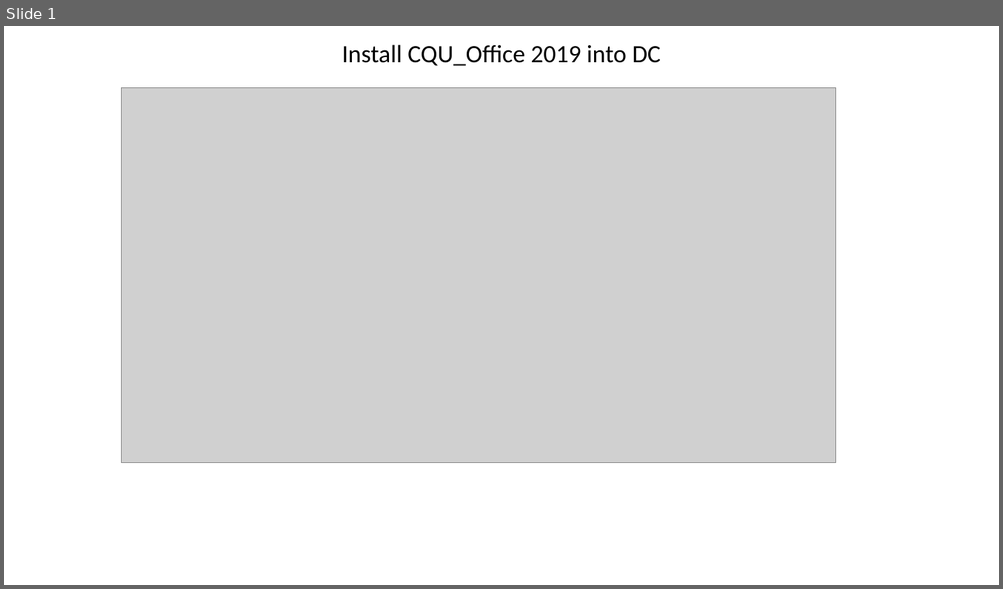
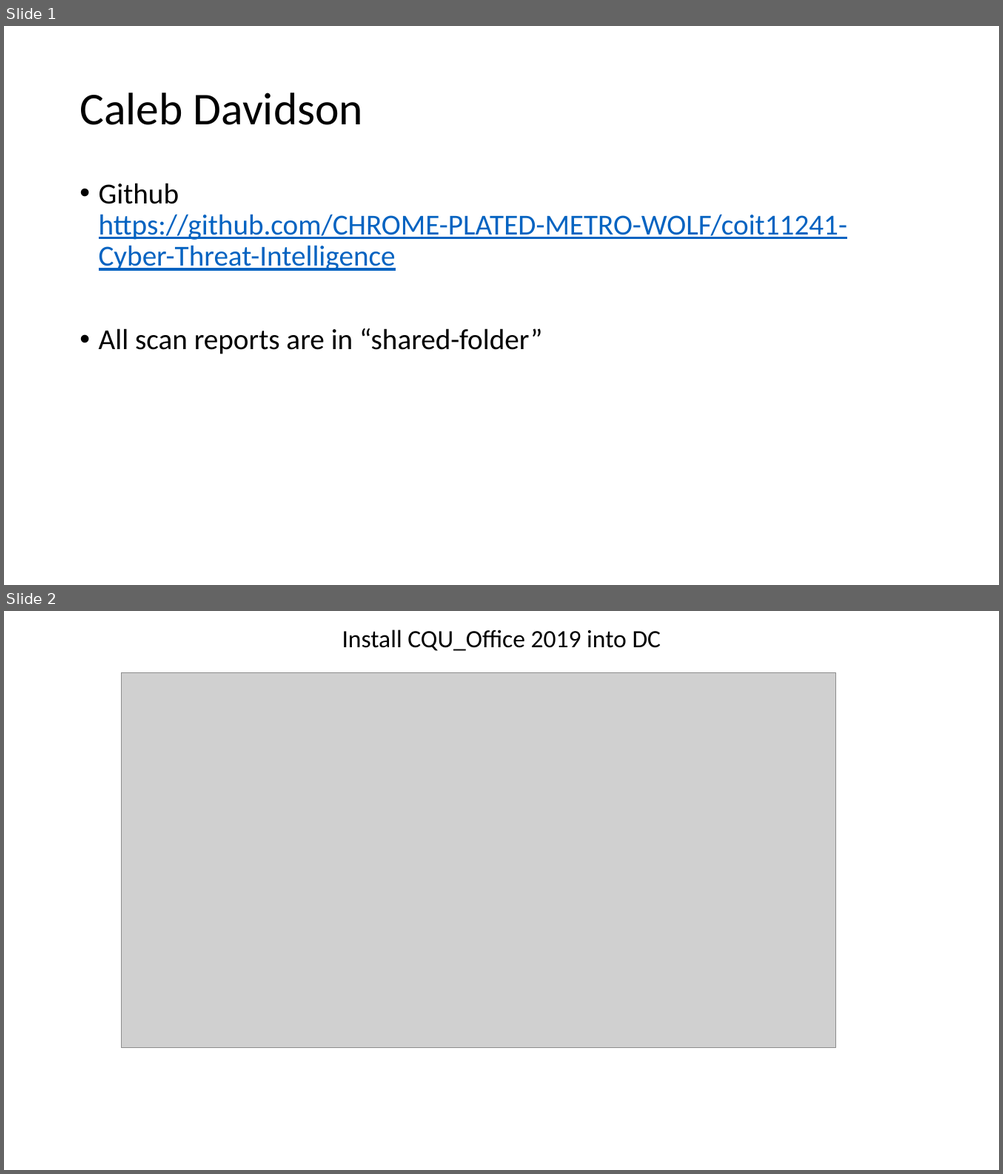
Before and after one commit to CHROME-PLATED-METRO-WOLF/coit11241-Cyber-Threat-Intelligence, a slide deck: evidence.pptx. Shown one above the other, each under a label of ours: slide 1 before the commit, slides 1 and 2 after it. The pictures are 1003x589 and 1003x1174 pixels, drawn with LibreOffice and Linux fonts; fonts in the diff are those of the drawing; grey boxes stand for pictures. Boxes give left, top, right and bottom in pixels: in the first picture for what was removed or moved away, otherwise in the second. Text is boxed around its words. In the diff, an @@ line names an element or a change of style, - is before the commit and + after.

```diff
--- a/evidence.pptx
+++ b/evidence.pptx
@@ slide 1 added at (4,26,999,585), background #FFFFFF @@
@@ title added at (79,93,363,125), 44 pt, text #000000 @@
+Caleb Davidson
@@ text added at (99,183,847,355), 28 pt, text #0563C1, underline @@
+• Github https://github.com/CHROME-PLATED-METRO-WOLF/coit11241-Cyber-Threat-Intelligence
+• All scan reports are in “shared-folder”
@@ what was slide 1 is now slide 2 @@
```
Also in this commit, not shown: 2 other slides added, 1 slide removed.
